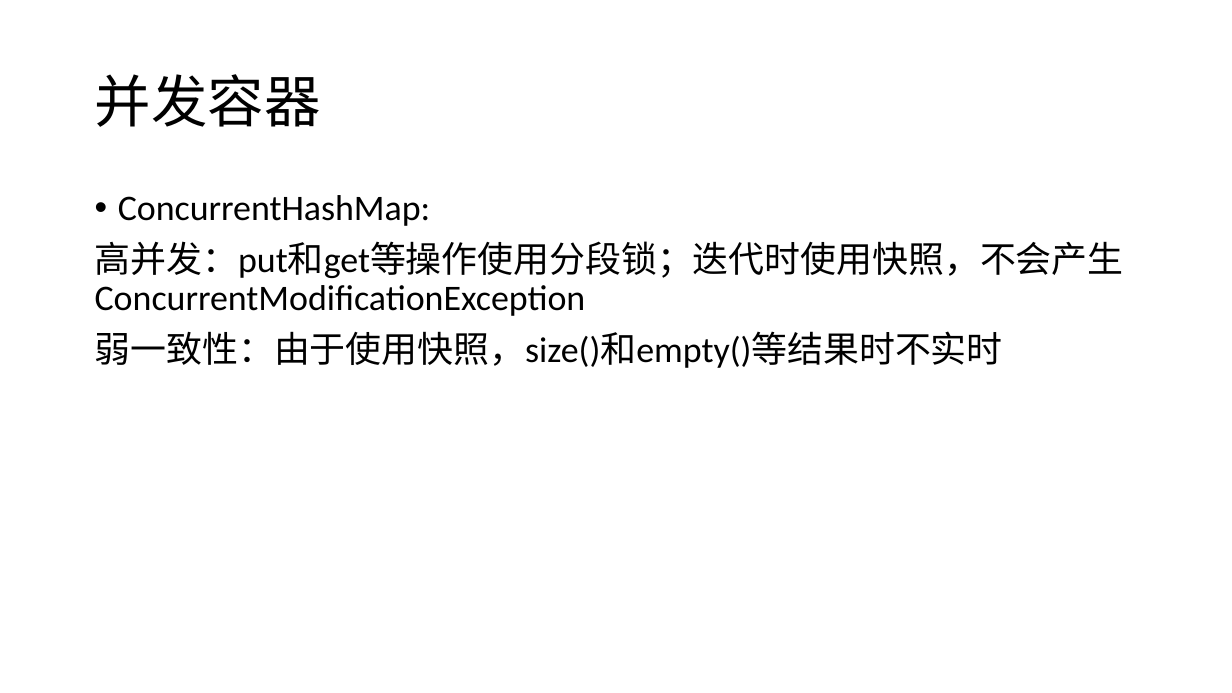
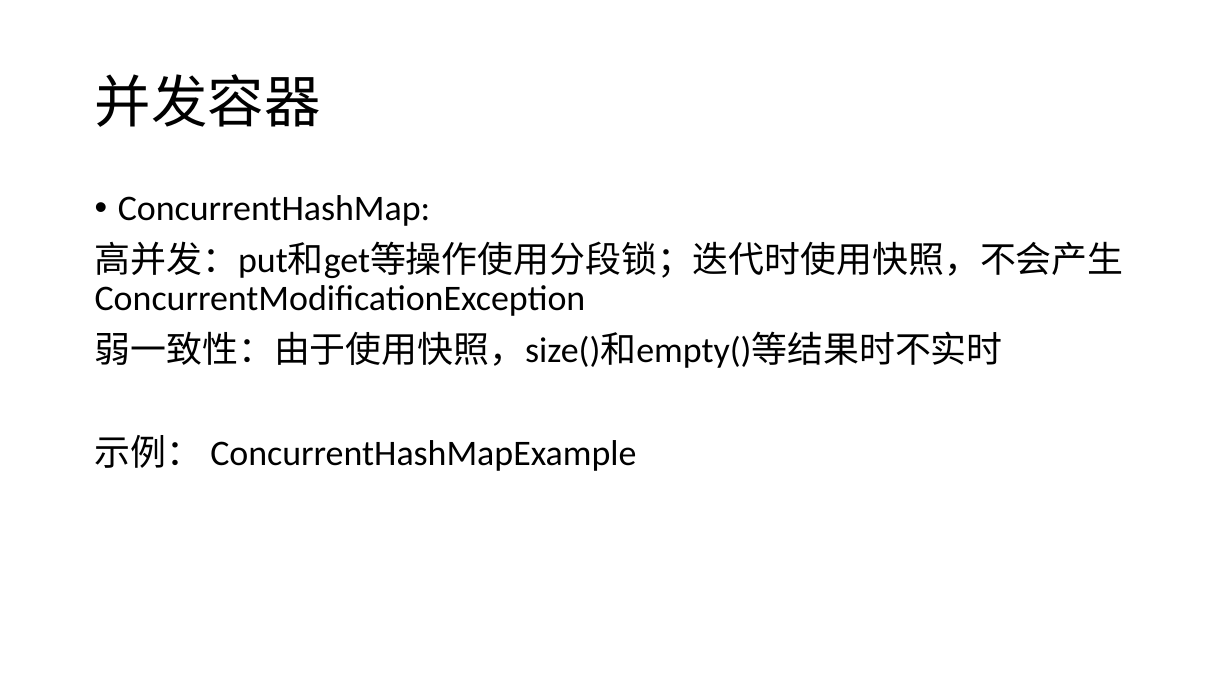
Before and after one commit to GerogeLeon/multithread_demo, a slide deck: slide 27 of JAVA并发编程.pptx. Drawn at 1232x693 pixels with LibreOffice and Linux fonts; fonts in the diff are those of the drawing. Boxes give left, top, right and bottom in pixels: in the first picture for what was removed or moved away, otherwise in the second. Text is boxed around its words. In the diff, an @@ line names an element or a change of style, - is before the commit and + after.

```diff
--- a/JAVA并发编程.pptx
+++ b/JAVA并发编程.pptx
@@ text at (95,435,636,471): paragraph added @@
+示例： ConcurrentHashMapExample
```
Also in this commit, not shown: 2 other slides changed, 2 slides added, 8 other files.
